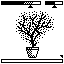
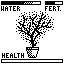
Two versions of the same layered image (64 x 64). Layer-by-layer changes:
added layer "Water Label" above "Example Values" over [1, 6, 20, 11]
added layer "Layer 6" above "HUD" over [45, 6, 61, 11]
painted on "HUD" over [28, 5, 57, 8]
showed "Layer 5" over [2, 53, 24, 58]
